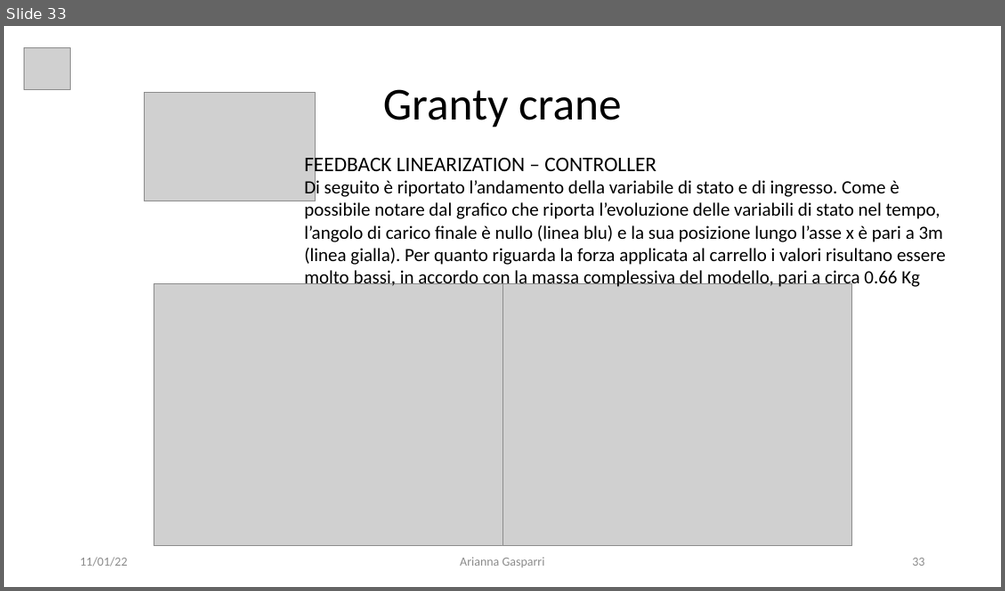
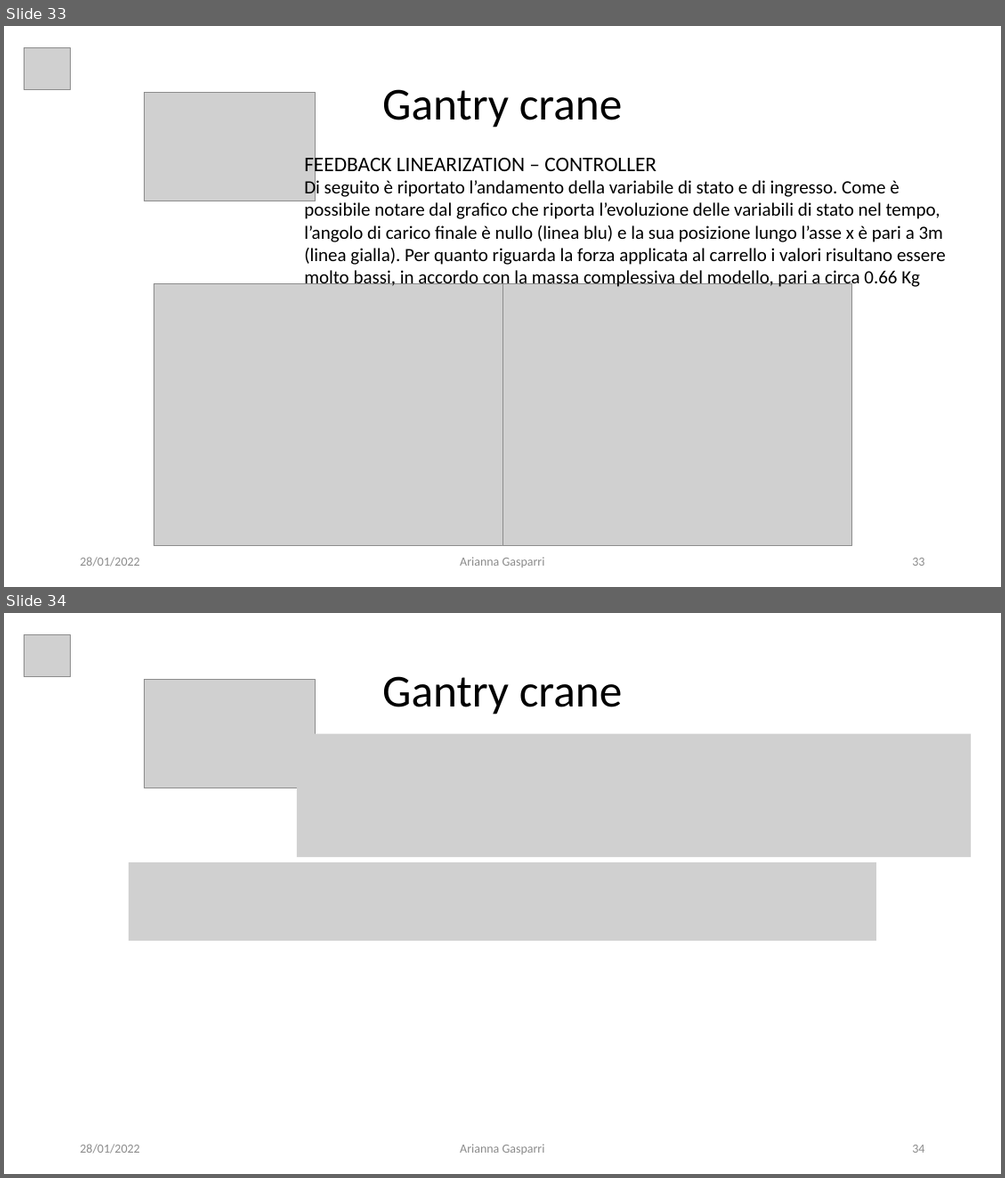
Before and after one commit to giga487/BicchiGas, a slide deck: Relazione/Presentazione.pptx. Shown one above the other, each under a label of ours: slide 33 before the commit, slides 33 and 34 after it. The pictures are 1005x591 and 1005x1178 pixels, drawn with LibreOffice and Linux fonts; fonts in the diff are those of the drawing; grey boxes stand for pictures. Boxes give left, top, right and bottom in pixels: in the first picture for what was removed or moved away, otherwise in the second. Text is boxed around its words. In the diff, an @@ line names an element or a change of style, - is before the commit and + after.

```diff
--- a/Relazione/Presentazione.pptx
+++ b/Relazione/Presentazione.pptx
@@ slide 34 added at (x1=4, y1=613, x2=1001, y2=1174), background #FFFFFF @@
@@ picture added at (x1=24, y1=634, x2=70, y2=677) @@
@@ picture added at (x1=144, y1=680, x2=316, y2=788) @@
@@ text added at (x1=382, y1=676, x2=623, y2=714), 44 pt, text #000000 @@
+Gantry crane
@@ picture added at (x1=297, y1=733, x2=971, y2=857) @@
@@ picture added at (x1=129, y1=862, x2=877, y2=940) @@
@@ text added at (x1=80, y1=1143, x2=139, y2=1153), 12 pt, text #8C8C8C @@
+28/01/2022
@@ text added at (x1=460, y1=1143, x2=545, y2=1154), 12 pt, text #8C8C8C @@
+Arianna Gasparri
@@ page number added at (x1=912, y1=1144, x2=924, y2=1152), 12 pt, text #8C8C8C @@
+34
@@ slide 33 changed as well @@
@@ text at (x1=382, y1=89, x2=623, y2=127): text changed @@
-Granty crane
+Gantry crane
@@ text at (x1=80, y1=556, x2=139, y2=566): text changed @@
-11/01/22
+28/01/2022
```
Also in this commit, not shown: 37 other slides changed, 1 other slide added, 3 other files.
